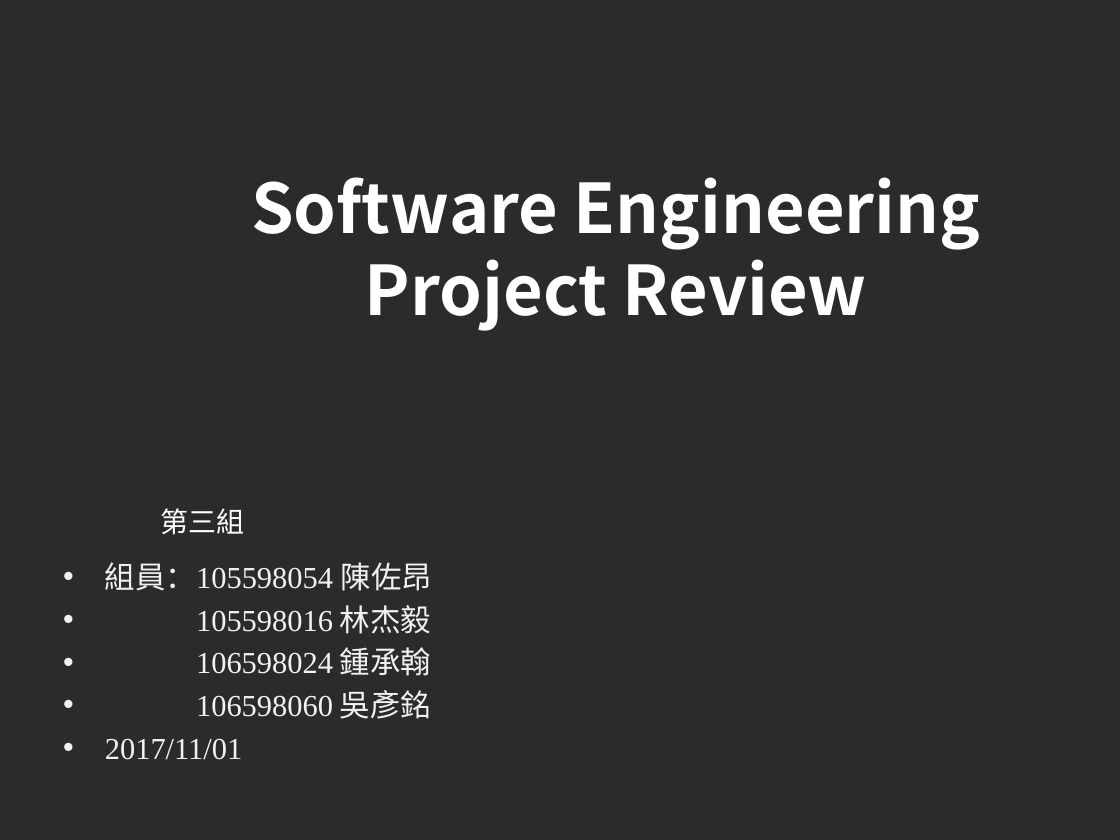
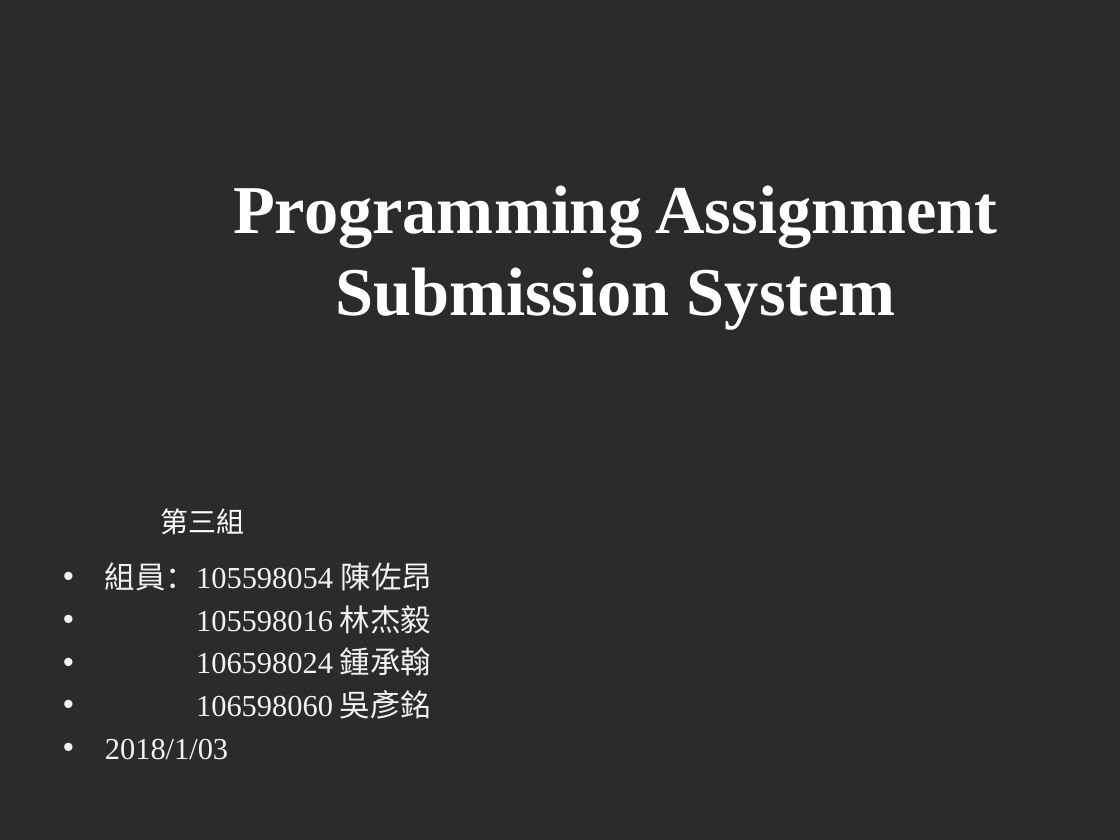
Before and after one commit to disc9562/SE_PASS, a slide deck: slide 1 of edit/Team3-New.pptx. Drawn at 1120x840 pixels with LibreOffice and Linux fonts; fonts in the diff are those of the drawing; background and template pictures are left out; a plain dark background stands for a picture behind light text. Boxes give left, top, right and bottom in pixels: in the first picture for what was removed or moved away, otherwise in the second. Text is boxed around its words. In the diff, an @@ line names an element or a change of style, - is before the commit and + after.

```diff
--- a/edit/Team3-New.pptx
+++ b/edit/Team3-New.pptx
@@ text at [233, 185, 998, 329]: text changed; font Noto Sans CJK SC to Times New Roman @@
-Software Engineering Project Review
+Programming Assignment Submission System
@@ text at [105, 738, 228, 760]: text changed @@
-• 2017/11/01
+• 2018/1/03
```
Also in this commit, not shown: 11 other slides changed, 1 slide added, 6 slides removed, 2 other files.
